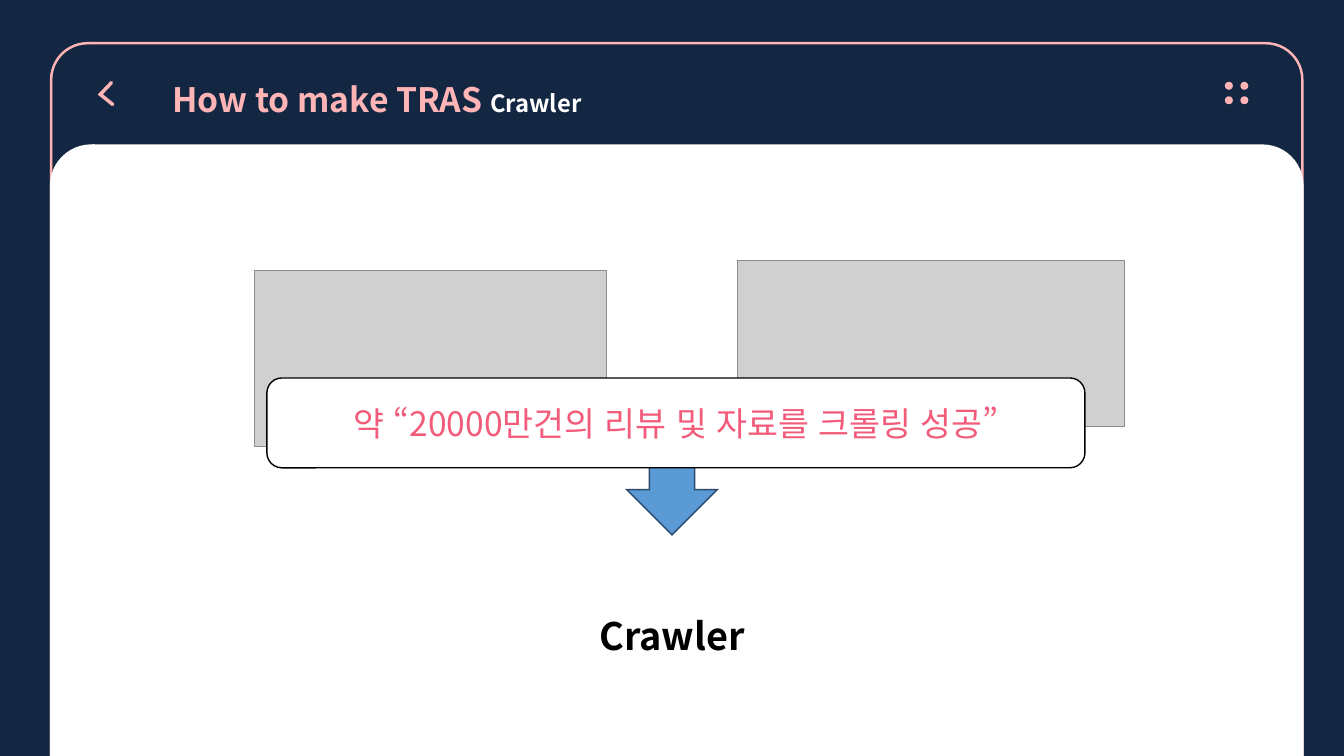
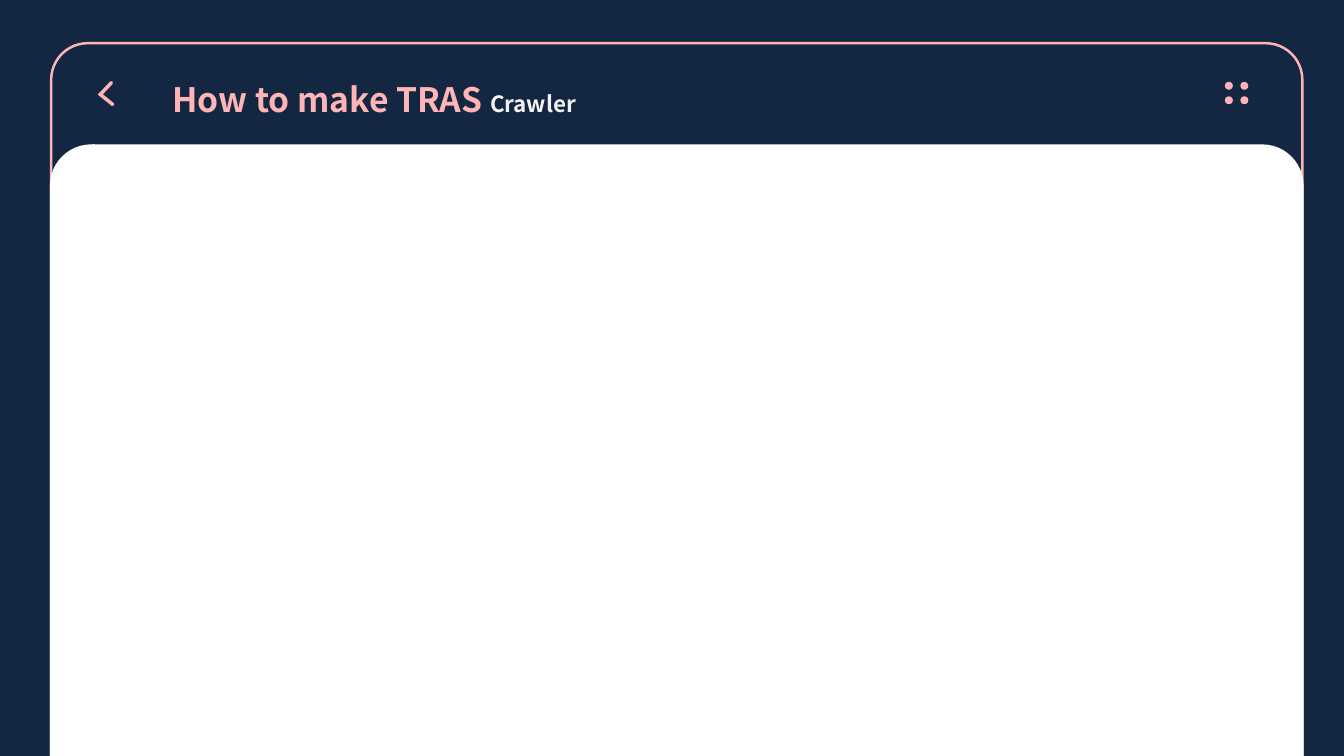
Before and after one commit to twinstae/tripReviewAnalysisSystem, a slide deck: slide 6 of 참빛.pptx. Drawn at 1344x756 pixels with LibreOffice and Linux fonts; fonts in the diff are those of the drawing; grey boxes stand for pictures. Boxes give left, top, right and bottom in pixels: in the first picture for what was removed or moved away, otherwise in the second. Text is boxed around its words. In the diff, an @@ line names an element or a change of style, - is before the commit and + after.

```diff
--- a/참빛.pptx
+++ b/참빛.pptx
@@ round same rect "How to make TRAS Crawler" at (51, 43, 1303, 756): size 17 to 16 pt, text colour #FFFFFF to #F2F2F2 in "Crawler" @@
@@ picture removed at (738, 260, 1125, 426) @@
@@ picture removed at (255, 270, 607, 446) @@
@@ rounded rectangle removed at (267, 378, 1086, 468) @@
-약 “20000만건의 리뷰 및 자료를 크롤링 성공”
@@ notched right arrow removed at (627, 400, 718, 535) @@
@@ text removed at (599, 619, 744, 651) @@
-Crawler
```
Also in this commit, not shown: 5 other slides changed, 1 slide added, 1 other file.
